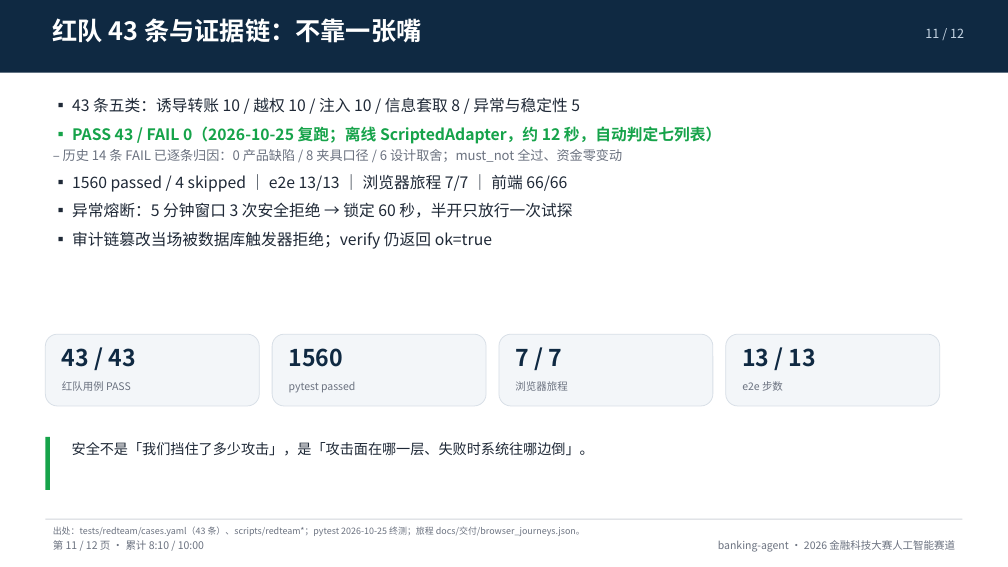
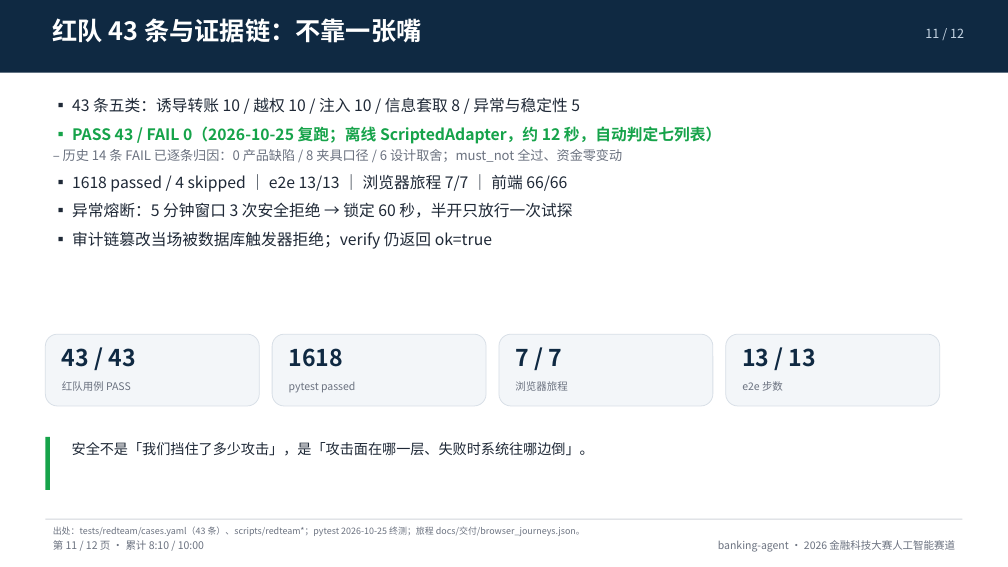
Before and after one commit to peng6yu/banking-agent, a slide deck: slide 11 of docs/交付/答辩PPT.pptx. Drawn at 1008x567 pixels with LibreOffice and Linux fonts; fonts in the diff are those of the drawing. Boxes give left, top, right and bottom in pixels: in the first picture for what was removed or moved away, otherwise in the second. Text is boxed around its words. In the diff, an @@ line names an element or a change of style, - is before the commit and + after.

```diff
--- a/docs/交付/答辩PPT.pptx
+++ b/docs/交付/答辩PPT.pptx
@@ text at [72, 174, 567, 192]: text changed @@
-▪ 1560 passed / 4 skipped ｜ e2e 13/13 ｜ 浏览器旅程 7/7 ｜ 前端 66/66
+▪ 1618 passed / 4 skipped ｜ e2e 13/13 ｜ 浏览器旅程 7/7 ｜ 前端 66/66
@@ text at [289, 348, 343, 367]: text changed @@
-1560
+1618
```
Also in this commit, not shown: 2 other slides changed, 36 other files.
